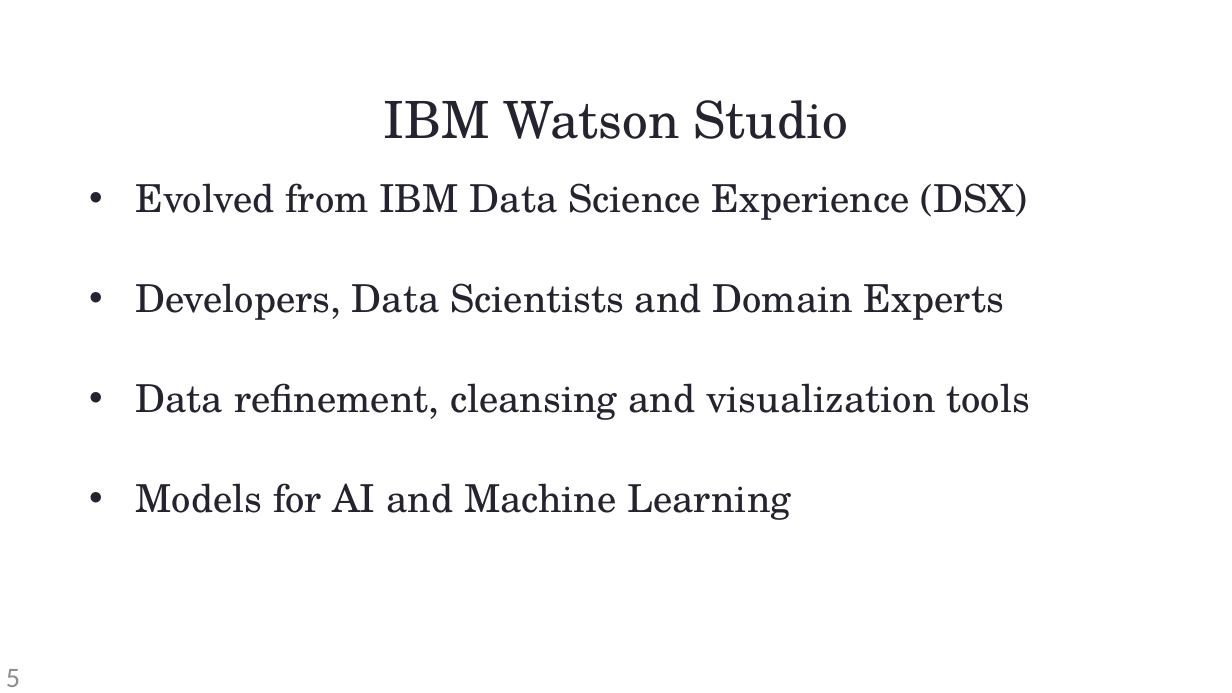
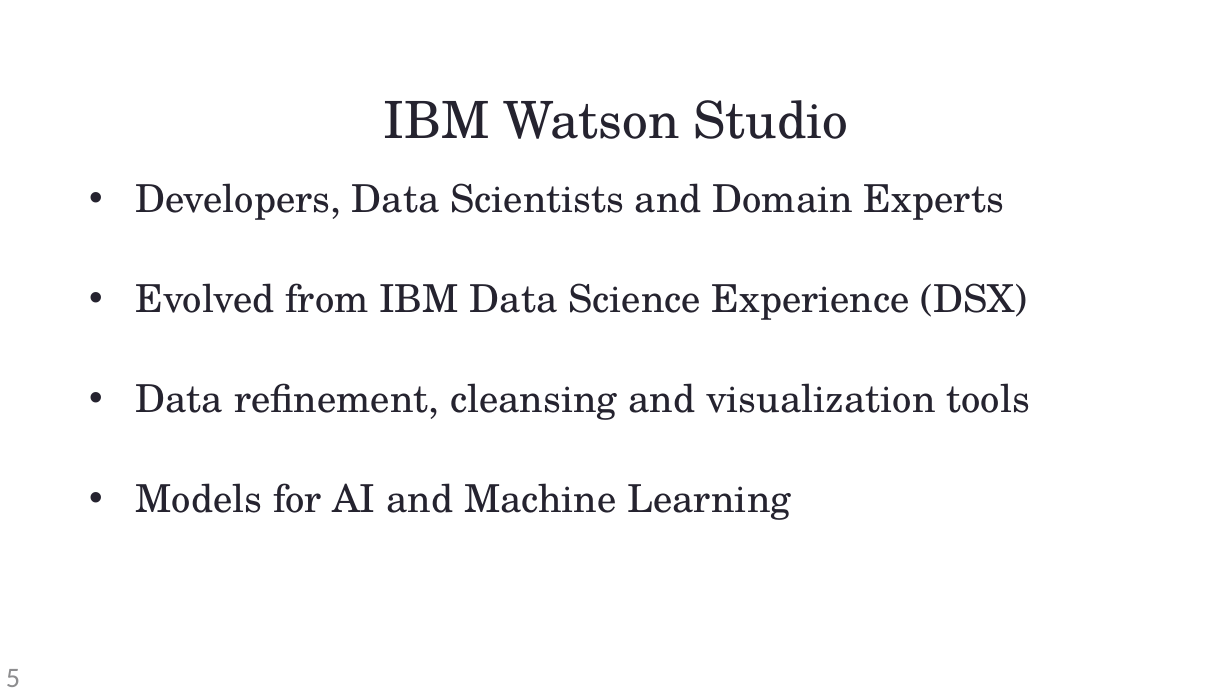
Before and after one commit to cloud-coder/cascon-2018-watson-studio, a slide deck: slide 5 of Cascon_Intro_Presentation.pptx. Drawn at 1232x693 pixels with LibreOffice and Linux fonts; fonts in the diff are those of the drawing; background and template pictures are left out. Boxes give left, top, right and bottom in pixels: in the first picture for what was removed or moved away, otherwise in the second. Text is boxed around its words. In the diff, an @@ line names an element or a change of style, - is before the commit and + after.

```diff
--- a/Cascon_Intro_Presentation.pptx
+++ b/Cascon_Intro_Presentation.pptx
@@ text at bbox=[135, 183, 1004, 220]: paragraph added @@
+• Developers, Data Scientists and Domain Experts
@@ text at bbox=[135, 283, 1004, 320]: paragraph removed @@
-• Developers, Data Scientists and Domain Experts
```
Also in this commit, not shown: 1 slide added.
